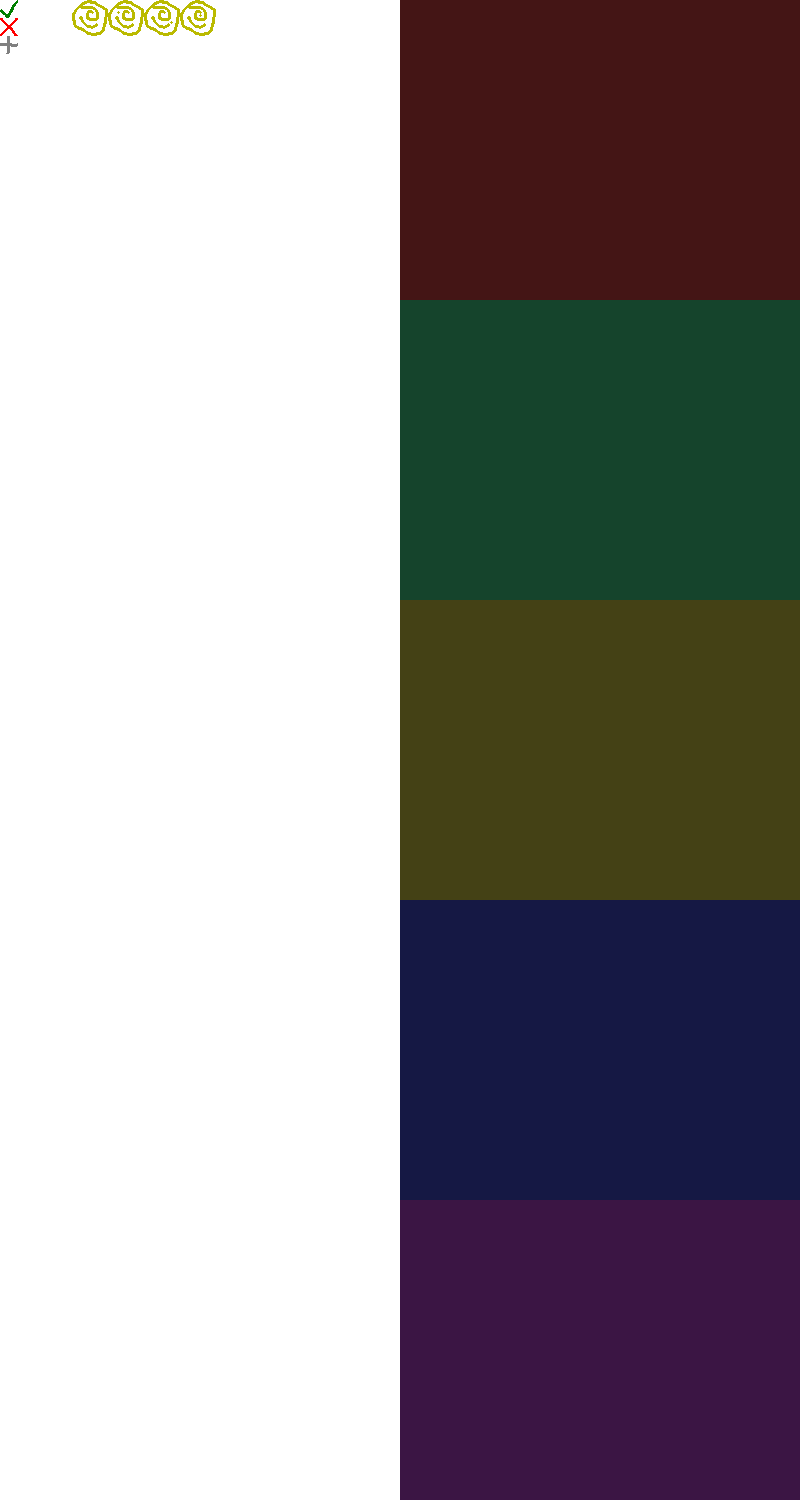
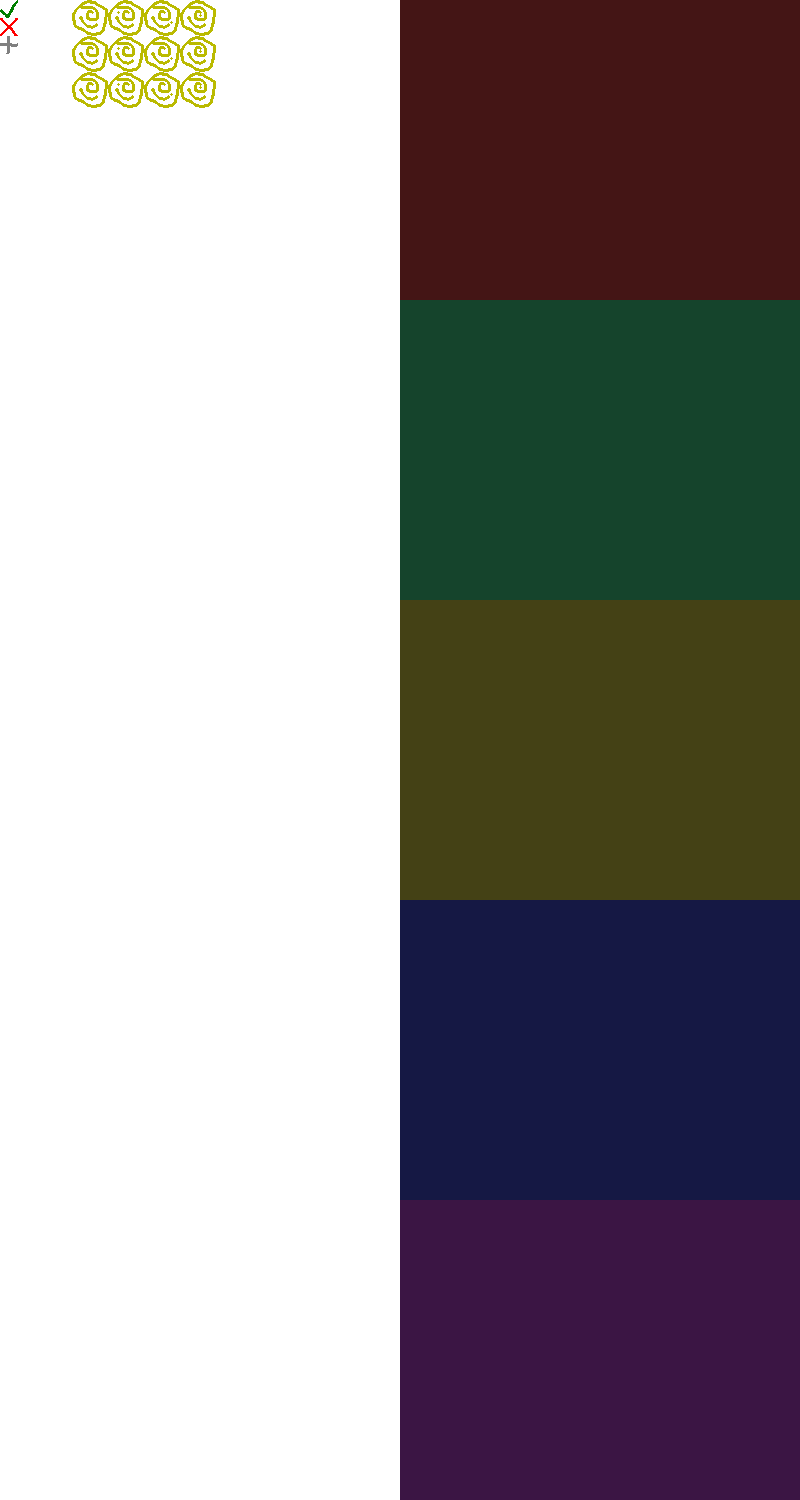
Layered file, before and after one edit (800x1500). Changes by layer:
painted on "gfx" over [72, 36, 216, 108]
